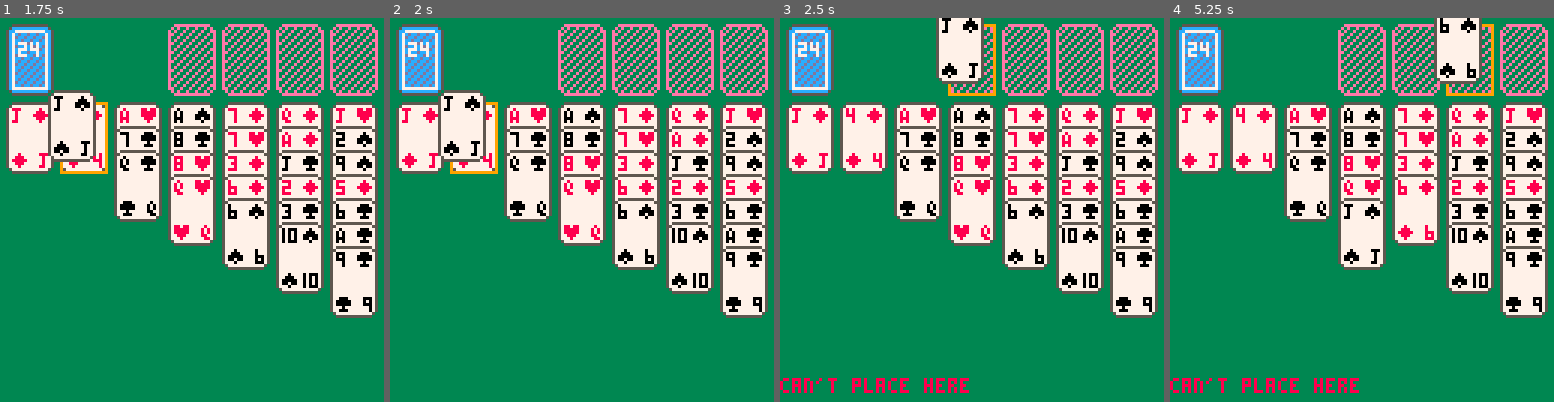
Above: before the commit, frames 1-4 (left to right).
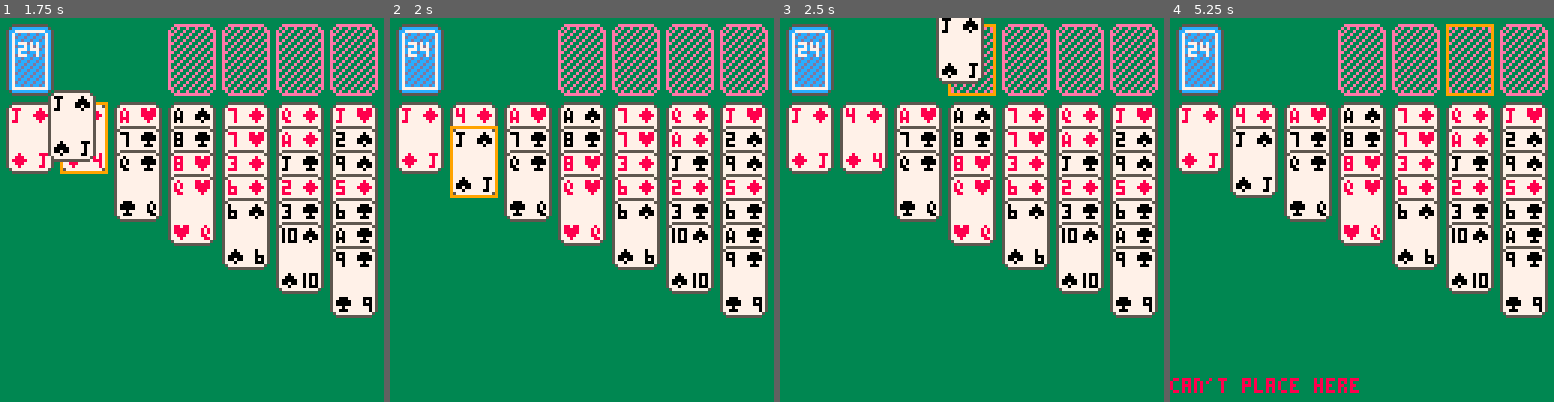
Above: after the commit, the same moments.

Repository: marcus-grant/pico8-kabafuda
Game: PICO-8 cartridge kabafuda.p8
Same seed, same stepped clock (60 frames per second), same inputs: the game is played once before the commit and once after it.
Inputs:
- Up to frame 1 (1.75 s): tap X (X key) at 0.33, 1.07 s; tap O (Z key) at 0.7, 1.7 s; hold Right from 1.6 s (still down)
- Up to frame 2 (2 s): keep holding Right; tap X (X key) at 1.85 s
- Up to frame 3 (2.5 s): release Right at 2.1 s; tap O (Z key) at 2.1 s; hold Up 2.15-2.42 s; hold Right from 2.47 s (still down)
- Up to frame 4 (5.25 s): tap O (Z key) every 0.4 s from 2.5 to 4.9 s; tap X (X key) at 2.97, 4.08, 5.2 s; release Right at 3.03 s; hold Left 3.08-3.58 s; hold Down 3.63-3.97 s; hold Right 4.02-4.68 s; hold Up 4.73-5.03 s; hold Left from 5.08 s (still down)

Frame 1 is identical in both runs. In frame 2, 2.6% of the frame differs, in the area x 12-29%, y 18-47%; in frame 3, 0.8%; in frame 4, 5.8%, in the area x 15-82%, y 0-66%.

Commit message:
Ft: Add cancel action with X button
- X button returns held cards to source
- Prevents soft-lock when grabbing unplaceable cards
- Essential for playable game experience
- Add TODO for deeper undo system options

Diff:
--- a/kabafuda.p8
+++ b/kabafuda.p8
@@ -11,6 +11,15 @@
 -- ui messages
 ui_msg = ""
 ui_msg_timer = 0
+
+--TODO: implement deeper undo system
+--options:
+--1. move-based: store inverse operations
+--   {type="grab",src=waste,cnt=1} etc.
+--   pros: tiny memory, cons: complex logic
+--2. state snapshots: 3-5 full board states
+--   pros: simple, cons: more memory
+--question: does multi-undo make game too easy?
 
 function _init()
  xoff_card = 16
@@ -688,7 +697,14 @@
    end
   end
  elseif btnp(5) then -- X button
-  -- stub for now
+  if #held > 0 and held_from then
+   --return held cards to source
+   for i=1,#held do
+    add(held_from, held[i])
+   end
+   held = {}
+   held_from = nil
+  end
  end
 end
 
